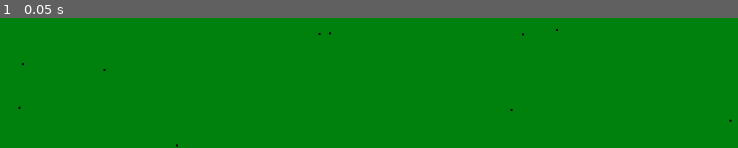
Above: before the commit, frame 1.
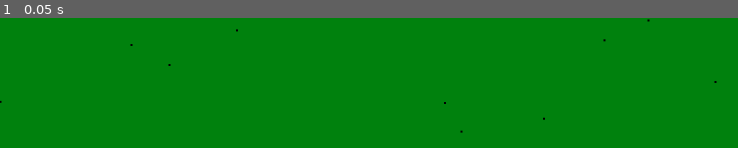
Above: after the commit, the same moment.

Repository: Pe3Hu/hapori
Game: Godot game, scene res://battleground/battleground.tscn
Same seed, same stepped clock (60 frames per second), same inputs: the game is played once before the commit and once after it.
Inputs:
- Up to frame 1 (0.05 s): no input

The runs differ from the first frame. In frame 1, 0.1% of the frame differs, in the area x 0-100%, y 0-100%.

Commit message:
version 0.17
1. modules added

Diff:
--- a/battleground/init_battleground.gd
+++ b/battleground/init_battleground.gd
@@ -31,6 +31,7 @@
 #		print(l,sdiw.stats.long_keys[l])
 
 	init_arenas()
+	init_contestants()
 	spread_contestants()
 	first_fight()
 
@@ -46,6 +47,10 @@
 		arena.boundary = boundary
 		arenas.append(arena)
 
+func init_contestants():
+	var w = width/arenas_count
+	var h = height
+
 	for _i in contestant_count:
 		Global.rng.randomize()
 		var b = Global.rng.randi_range(0, boundarys.size()-1)
@@ -55,9 +60,7 @@
 		var y = Global.rng.randi_range(1, h-1) + boundarys[b].y
 		var p = Battleground.Point.new(x, y)
 
-		var contestant = Battleground.Contestant.new()
-		contestant.point = p
-		contestant.index = Global.primary_key.contestant
+		var contestant = Battleground.Contestant.new(Global.primary_key.contestant, p)
 		contestants.append(contestant)
 
 		Global.primary_key.contestant += 1
--- a/main/battleground.gd
+++ b/main/battleground.gd
@@ -122,6 +122,7 @@
 	var timeline = {}
 	var time = 0
 	var size = 0
+	var winner_modules = []
 
 	func fight():
 		size = contestants.size()
@@ -139,7 +140,7 @@
 		dangers = []
 
 		for contestant in contestants:
-			var value = float(Global.battleground.contestants[contestant].sdiw.stats.sum)
+			var value = float(Global.battleground.contestants[contestant].stats.sum)
 			value *= float( size + Global.battleground.contestants[contestant].reward - 1 ) / float(size)
 
 			dangers.append({
@@ -222,7 +223,7 @@
 			hassle.start()
 
 	func du_hast():
-		var unfrozens = timeline[0]
+		var unfrozens = timeline[0.0]
 
 		for unfrozen in unfrozens:
 			Global.battleground.contestants[unfrozen].adopt_decision()
@@ -258,9 +259,11 @@
 
 	func calc_reward():
 		var winner = Global.battleground.contestants[contestants[0]]
-
-		print(winner.kicks)
-		print(winner.reward)
+		print("winner kicks: ",winner.kicks)
+		print("winner reward: ",winner.reward)
+		print("winner modules: ")
+		for winner_module in winner_modules:
+			print(winner_module.stats.sqrts)
 
 class Contestant:
 	var index
@@ -277,8 +280,13 @@
 	var decision = {}
 	var kicks = []
 	var reward = 1
-
-	func _init():
+	var mechanism
+	var stats = {}
+
+	func _init(index_, point_):
+		index = index_
+		point = point_
+
 		Global.rng.randomize()
 		var index_r = Global.rng.randi_range(0, Global.dangers.size()-1)
 		rules.danger = Global.dangers[index_r]
@@ -286,6 +294,9 @@
 		index_r = Global.rng.randi_range(0, Global.tempers.keys().size()-1)
 		temper = Global.tempers.keys()[index_r]
 		sdiw = Battleground.SDIW.new(self)
+		mechanism = Battleground.Mechanism.new(self)
+
+		update_all_stats()
 		get_basic_abilitys()
 
 	func get_basic_abilitys():
@@ -301,10 +312,10 @@
 
 		for key_s in Global.SDIW.list["reaction"]:
 			var key = Global.SDIW.list["reaction"][key_s]
-			var index_k = Global.SDIW.data_keys[key]
+			var index_k = Global.SDIW.data_indexs[key]
 
 			initiatives.append({
-				"value": sdiw.data[index_k],
+				"value": stats.sqrts[index_k],
 				"key": key
 			})
 
@@ -461,11 +472,31 @@
 
 	func scalp(target_):
 		reward += Global.battleground.contestants[target_].reward
+		var module = Global.battleground.contestants[target_].mechanism.get_best_module()
+		arena.winner_modules.append(module)
+
+	func update_all_stats():
+		stats = {}
+		stats.short_keys = {}
+		stats.long_keys = {}
+		stats.sqrts = []
+		stats.sum = mechanism.stats.sum + sdiw.stats.sum
+
+		for _i in sdiw.stats.sqrts.size():
+			var value = mechanism.stats.sqrts[_i]+sdiw.stats.sqrts[_i]
+			stats.sqrts.append(value)
+
+		for l_key in sdiw.stats.long_keys:
+			stats.long_keys[l_key] = mechanism.stats.long_keys[l_key] + sdiw.stats.long_keys[l_key]
+		for s_key in sdiw.stats.short_keys:
+			stats.short_keys[s_key] = mechanism.stats.short_keys[s_key] + sdiw.stats.short_keys[s_key]
+
+		print(index,stats)
 
 class SDIW:
+	var owner
 	var data = []
 	var stats = {}
-	var owner
 
 	func _init(owner_):
 		owner = owner_
@@ -475,14 +506,28 @@
 		stats.sum = 0
 
 		generate()
-
-	func init_stats():
+		set_stats()
+
+	func generate():
+		var points_limit = 128
+
+		for key in Global.SDIW.data_indexs.keys():
+			data.append(1)
+			stats.sqrts.append(1)
+			points_limit -= 1
+
+		for _i in points_limit:
+			Global.rng.randomize()
+			var index_r = Global.rng.randi_range(0, data.size()-1)
+			data[index_r] += 1
+
+	func set_stats():
 		stats.sum = 0
 
 		for s in Global.SDIW.short_keys:
 			for l in Global.SDIW.long_keys:
 				var d = Global.SDIW.list[s][l]
-				var index_ = Global.SDIW.data_keys[d]
+				var index_ = Global.SDIW.data_indexs[d]
 				var value = floor(sqrt(data[index_]))
 				stats.sqrts[index_] = value
 				stats.sum += value
@@ -497,8 +542,8 @@
 				else:
 					stats.long_keys[l] += value
 
-	func update_stat(key, inc):
-		var index_ = Global.SDIW.data_keys[key]
+	func up_stat(key, inc):
+		var index_ = Global.SDIW.data_indexs[key]
 		var old = floor(sqrt(data[index_]))
 		var new = floor(sqrt(data[index_]+inc))
 
@@ -506,36 +551,19 @@
 			stats.sqrts[index_] += inc
 
 		data[index_] += inc
-
-	func generate():
-		var points_cap_ = 250
-		var points = 0
-
-		for key in Global.SDIW.data_keys.keys():
-			data.append(1)
-			stats.sqrts.append(1)
-			points += 1
-
-		while points < points_cap_:
-			Global.rng.randomize()
-			var index__r = Global.rng.randi_range(0, data.size()-1)
-			data[index__r] += 1
-			points += 1
-
-		init_stats()
 
 class Hassle:
 	var arena
 	var contestants = []
 
 	func start():
-		pass
 #		print(contestants)
 #		for initiative in arena.initiatives:
 #			var index_f = contestants.find(initiative["index"])
 #
 #			if index_f != -1:
 #				print(initiative["index"], arena.Global.battleground.contestants[initiative["index"]].targets)
+		pass
 
 class Ability:
 	var index
@@ -561,31 +589,134 @@
 					"What": obj_["What"]
 				}
 
-class Mechanism:
-	var modules
-
-class Module:
-	var type
-
-	func _init():
-		var type
-
-		match type:
-			"Generator":
-				return
-			"Engine":
-				return
-			"Sensor":
-				return
-			"Disguise":
-				return
-			"AI":
-				return
-			"Manipulator":
-				return
-
 class Behaviour:
 	var index
 
 class Strategy:
 	var index
+
+class Mechanism:
+	var owner
+	var modules = []
+	var stats = {}
+
+	func _init(owner_):
+		owner = owner_
+		stats.short_keys = {}
+		stats.long_keys = {}
+		stats.sqrts = []
+		stats.sum = 0
+
+		init_stats()
+		generate()
+
+	func init_stats():
+		stats.sum = 0
+
+		for key in Global.SDIW.data_indexs.keys():
+			stats.sqrts.append(0)
+
+		for s in Global.SDIW.short_keys:
+			stats.short_keys[s] = 0
+		for l in Global.SDIW.long_keys:
+			stats.long_keys[l] = 0
+
+	func generate():
+		var points_limit = 49
+		var objs = []
+		var arr = Global.modules
+
+		for type in Global.modules:
+			var obj = {}
+			obj.owner = self
+			obj.type = type
+			obj.limit = 4
+			obj.prioritys = {}
+
+			for key in Global.SDIW.short_keys:
+				obj.prioritys[key] = 1
+
+			objs.append(obj)
+			points_limit -= obj.limit
+
+		for _i in points_limit:
+			Global.rng.randomize()
+			var index_r = Global.rng.randi_range(0, objs.size()-1)
+			objs[index_r].limit += 1
+
+		for obj in objs:
+			var module = Battleground.Module.new(obj)
+			modules.append(module)
+
+	func get_best_module():
+		var best_modules = [modules[0]]
+
+		for _i in range (1,modules.size()):
+			var module = modules[_i]
+
+			if best_modules[0].stats.sum == module.stats.sum:
+				best_modules.append(module)
+
+			if best_modules[0].stats.sum < module.stats.sum:
+				best_modules = [module]
+
+		Global.rng.randomize()
+		var index_r = Global.rng.randi_range(0, best_modules.size()-1)
+		var result = best_modules.pop_at(index_r)
+		return result
+
+class Module:
+	var owner
+	var type
+	var key
+	var stats = {}
+
+	func _init(obj_):
+		owner = obj_.owner
+		type = obj_.type
+		stats.sqrts = {}
+		stats.sum = 0
+
+		match type:
+			#Источник энергии
+			"Generator":
+				key = "replenishment"
+			#Маневренность
+			"Engine":
+				key = "reaction"
+			#Обнаружение
+			"Sensor":
+				key = "outside"
+			#Маскировка
+			"Disguise":
+				key = "inside"
+			#Модуль поведения
+			"AI":
+				key = "capacity"
+			#Орудие
+			"Gun":
+				key = "tension"
+			#Системы защиты
+			"Protection":
+				key = "resistance"
+			"Manipulator":
+				pass
+
+		var options = []
+
+		for priority in obj_.prioritys.keys():
+			var key_ = Global.SDIW.list[key][priority]
+			stats.sqrts[key_] = 0
+
+			for _i in obj_.prioritys[priority]:
+				options.append(key_)
+
+		for _i in obj_.limit:
+			Global.rng.randomize()
+			var index_r = Global.rng.randi_range(0, options.size()-1)
+			stats.sqrts[options[index_r]] += 1
+
+		for stat in stats.sqrts.keys():
+			var value = stats.sqrts[stat]
+			Global.update_stat(owner,stat,value)
+			stats.sum += value
--- a/main/global.gd
+++ b/main/global.gd
@@ -14,6 +14,7 @@
 var ability_help = {}
 var abilitys = []
 var tempers = []
+var modules = []
 
 func init_stamina_expense():
 	stamina_expense.routine = -2
@@ -138,7 +139,7 @@
 				"Will": "intuition"
 			}
 		}
-	SDIW.data_keys = {
+	SDIW.data_indexs = {
 		"vitality": 0, #живучесть
 		"plasticity": 1, #гибкость
 		"erudition": 2, #эрудиция
@@ -168,6 +169,12 @@
 		"prescience": 26, #предвидение
 		"intuition": 27 #интуиция
 		}
+	SDIW.data_keys = [
+		"vitality","plasticity","erudition","mood","fastness","elasticity","integrity",
+		"sangfroid","overheat","immediacy","invention","fervor","palingenesy","massage",
+		"meditation","mantra","savvy","advertence","observancy","prophecy","diversion",
+		"postiche","disinformation","bluff","instinct","reflex","prescience","intuition"
+		]
 
 func init_dangers():
 	dangers = ["Weak","Middle","Strong"]
@@ -408,6 +415,9 @@
 			ability_help.basic_abilitys[action].append(Global.primary_key.ability)
 			Global.primary_key.ability += 1
 
+func init_modules():
+	modules = ["Generator","Engine","Sensor","Disguise","AI","Gun","Protection"]
+
 func _ready():
 	root = get_node("/root")
 	main = get_node("/root/main")
@@ -420,6 +430,7 @@
 	init_sdiw()
 	init_dangers()
 	init_ability_help()
+	init_modules()
 
 func triangle_check(verges, l):
 	var flag = l > verges[0] + verges[1] + verges[2]
@@ -433,6 +444,27 @@
 			flag = flag && verges[2] + verges[0] > verges[1]
 
 	return flag
+
+func short_key_by_stat(stat_):
+	for short_key in SDIW.short_keys:
+		for long_key in SDIW.long_keys:
+			if SDIW.list[short_key][long_key] == stat_:
+				return short_key
+
+func long_key_by_stat(stat_):
+	for short_key in SDIW.short_keys:
+		for long_key in SDIW.long_keys:
+			if SDIW.list[short_key][long_key] == stat_:
+				return long_key
+
+func update_stat(owner_,stat_, value_):
+	var index_ = Global.SDIW.data_indexs[stat_]
+	var l_key = Global.long_key_by_stat(stat_)
+	owner_.stats.long_keys[l_key] += value_
+	var s_key = Global.short_key_by_stat(stat_)
+	owner_.stats.short_keys[s_key] += value_
+	owner_.stats.sqrts[index_] += value_
+	owner_.stats.sum += value_
 
 class Tile:
 	var type
